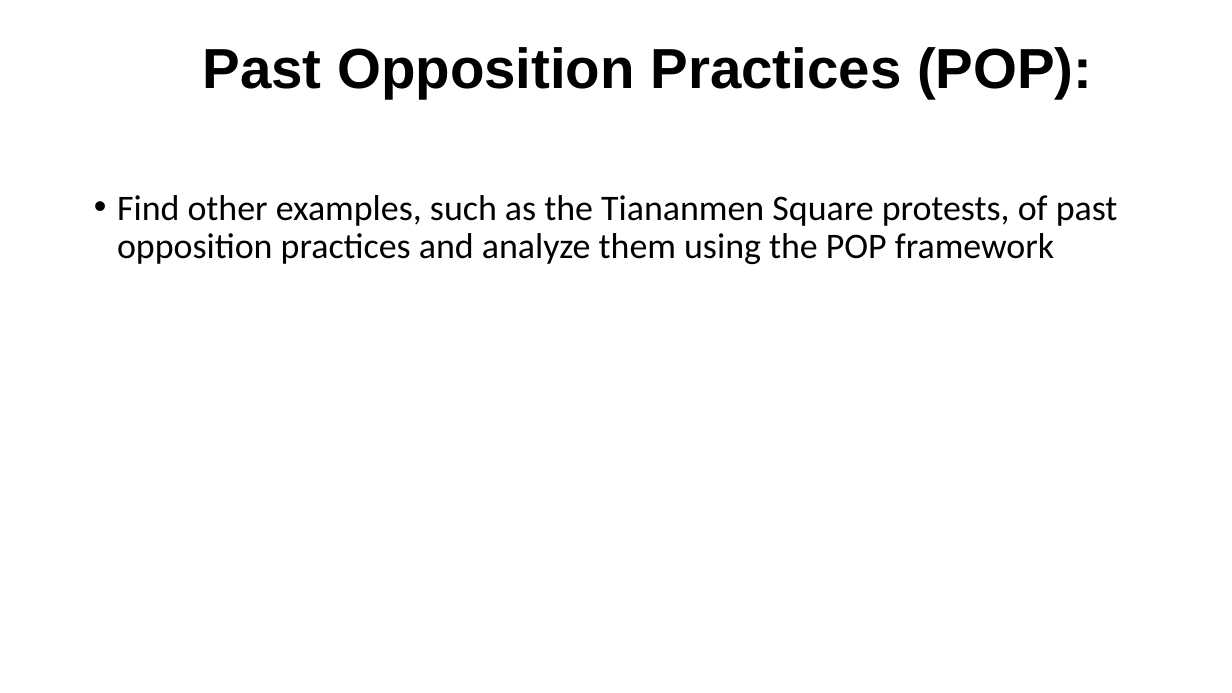
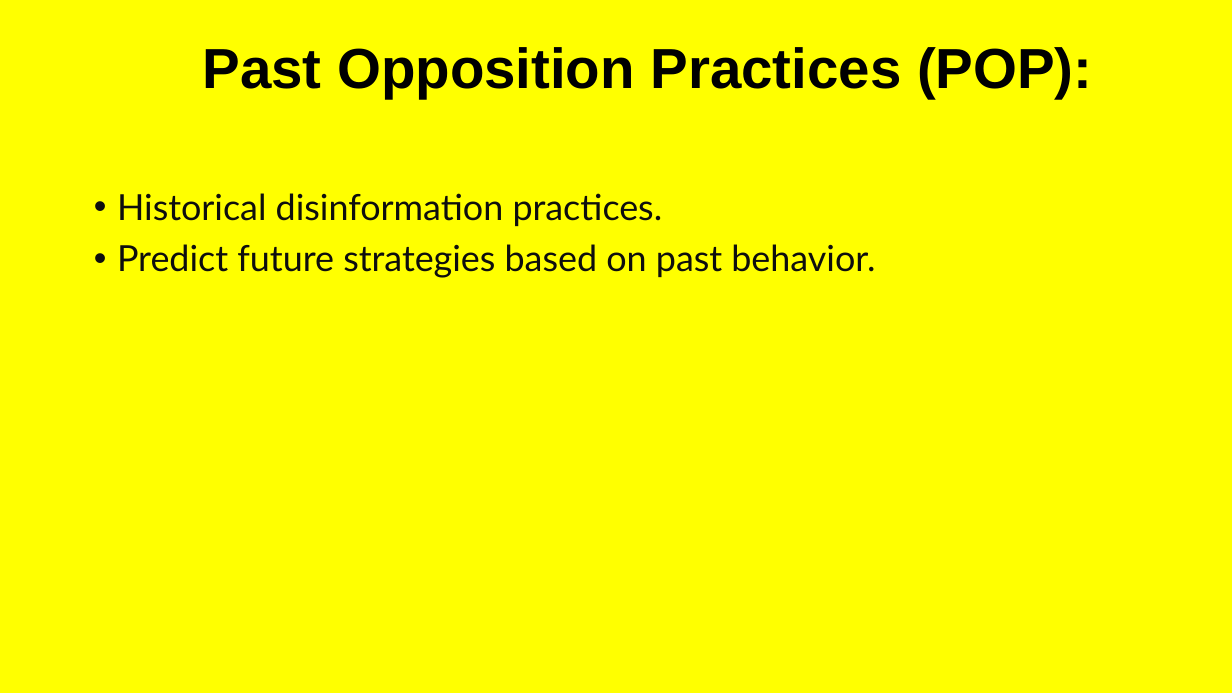
Before and after one commit to irregularchat/Counter_Malign_Information_Training, a slide deck: slide 32 of Counter_Malign_Information/4-Implement-For_Instructors/Lesson_Plans/Lesson_05-Identify_Malign_Information/Audio_Visual-Identify_Misinformation/Instructor-Lesson_Slide-Identify_Misinformation.pptx (slide 16 before the commit). Drawn at 1232x693 pixels with LibreOffice and Linux fonts; fonts in the diff are those of the drawing. Boxes give left, top, right and bottom in pixels: in the first picture for what was removed or moved away, otherwise in the second. Text is boxed around its words. In the diff, an @@ line names an element or a change of style, - is before the commit and + after.

```diff
--- a/Counter_Malign_Information/4-Implement-For_Instructors/Lesson_Plans/Lesson_05-Identify_Malign_Information/Audio_Visual-Identify_Misinformation/Instructor-Lesson_Slide-Identify_Misinformation.pptx
+++ b/Counter_Malign_Information/4-Implement-For_Instructors/Lesson_Plans/Lesson_05-Identify_Malign_Information/Audio_Visual-Identify_Misinformation/Instructor-Lesson_Slide-Identify_Misinformation.pptx
@@ background #FFFFFF to #FFFF00 @@
@@ text at bbox=[117, 193, 875, 278]: text changed; font Calibri to Lato; text colour #000000 to #0E0E0E @@
-• Find other examples, such as the Tiananmen Square protests, of past opposition practices and analyze them using the POP framework
+• Historical disinformation practices.
+• Predict future strategies based on past behavior.
```
Also in this commit, not shown: 16 other slides changed, 27 slides added, 1 slide removed, 3 other files.
